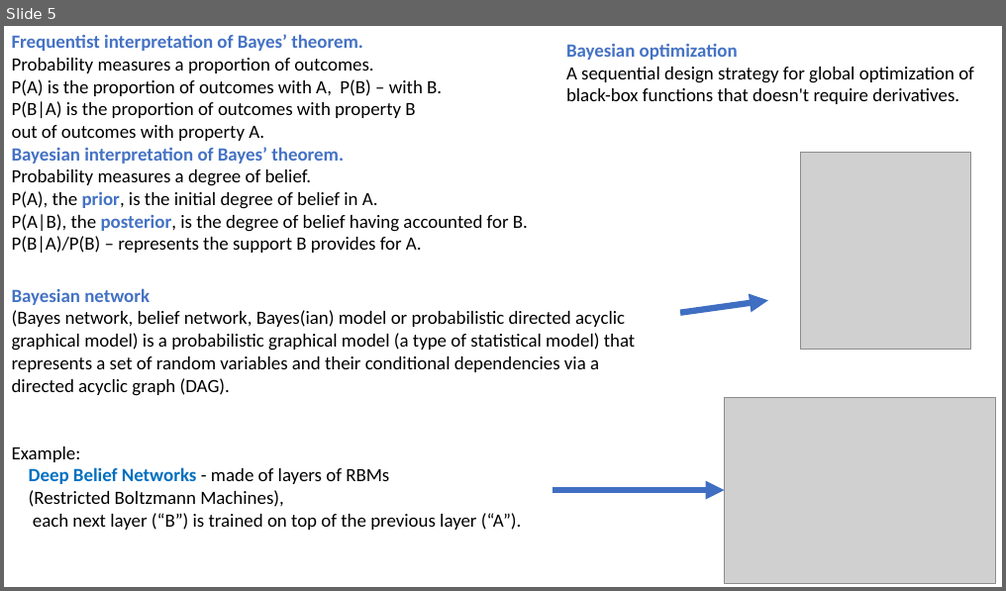
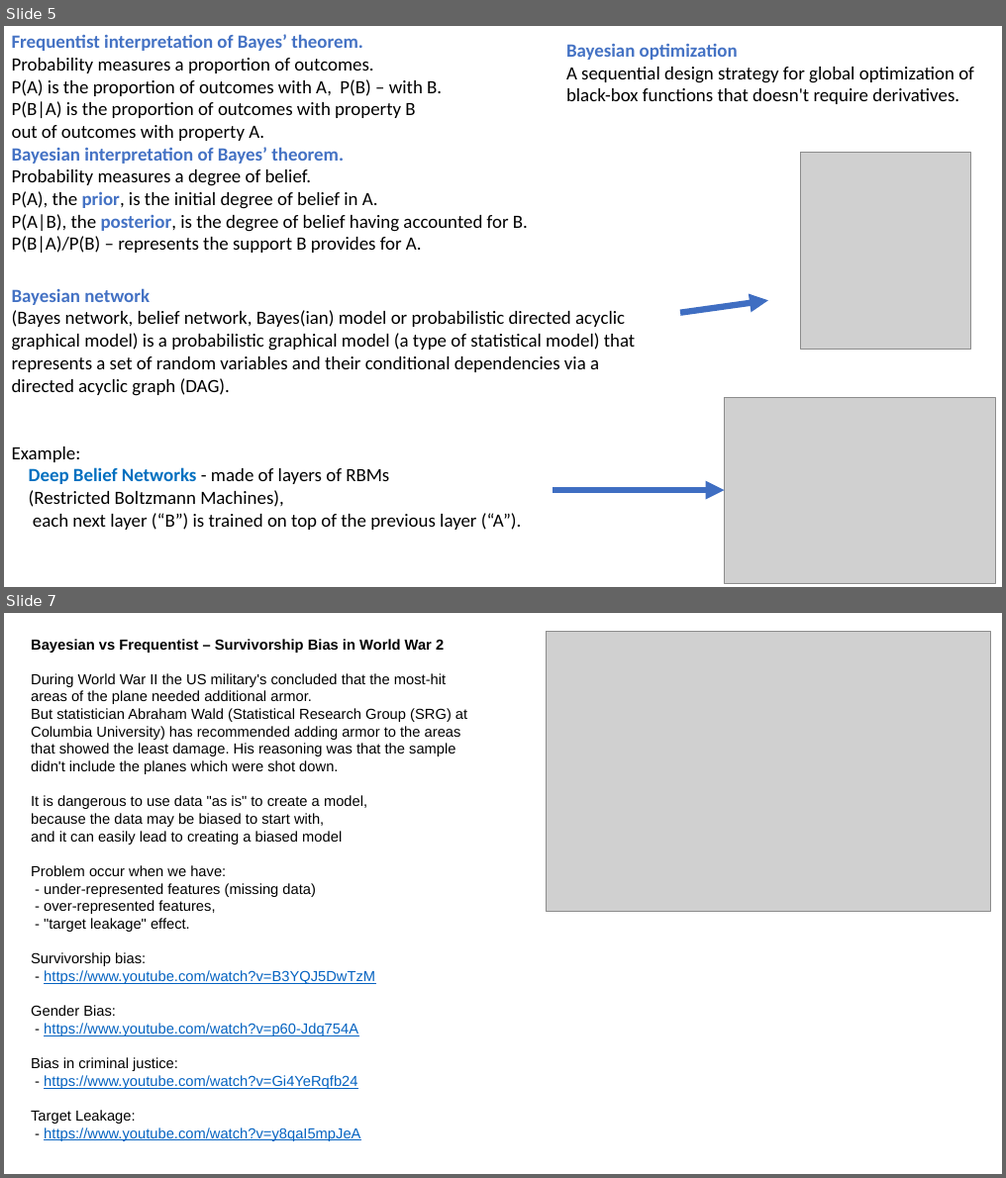
Before and after one commit to lselector/ml_ai_doc, a slide deck: Bayes_Bayesian.pptx. Shown one above the other, each under a label of ours: slide 5 before the commit, slides 5 and 7 after it; the slides between them are not shown. The pictures are 1006x591 and 1006x1178 pixels, drawn with LibreOffice and Linux fonts; fonts in the diff are those of the drawing; grey boxes stand for pictures. Boxes give left, top, right and bottom in pixels: in the first picture for what was removed or moved away, otherwise in the second. Text is boxed around its words. In the diff, an @@ line names an element or a change of style, - is before the commit and + after.

Commit message:
bayesian - survivorship

```diff
--- a/Bayes_Bayesian.pptx
+++ b/Bayes_Bayesian.pptx
@@ slide 7 added at (4,613,1002,1174), background #FFFFFF @@
@@ text added at (31,639,467,1142), 14 pt, text #000000 @@
+Bayesian vs Frequentist – Survivorship Bias in World War 2
+During World War II the US military's concluded that the most-hit areas of the plane needed additional armor.
+But statistician Abraham Wald (Statistical Research Group (SRG) at Columbia University) has recommended adding armor to the areas that showed the least damage. His reasoning was that the sample didn't include the planes which were shot down.
+It is dangerous to use data "as is" to create a model,
+because the data may be biased to start with,
+and it can easily lead to creating a biased model
+Problem occur when we have:
+- under-represented features (missing data)
+- over-represented features,
+- "target leakage" effect.
+Survivorship bias:
+- https://www.youtube.com/watch?v=B3YQJ5DwTzM
+Gender Bias:
+- https://www.youtube.com/watch?v=p60-Jdq754A
+Bias in criminal justice:
+- https://www.youtube.com/watch?v=Gi4YeRqfb24
+Target Leakage:
+- https://www.youtube.com/watch?v=y8qaI5mpJeA
@@ picture added at (546,632,991,912) @@
```
Also in this commit, not shown: 2 slides changed, 3 other files.
